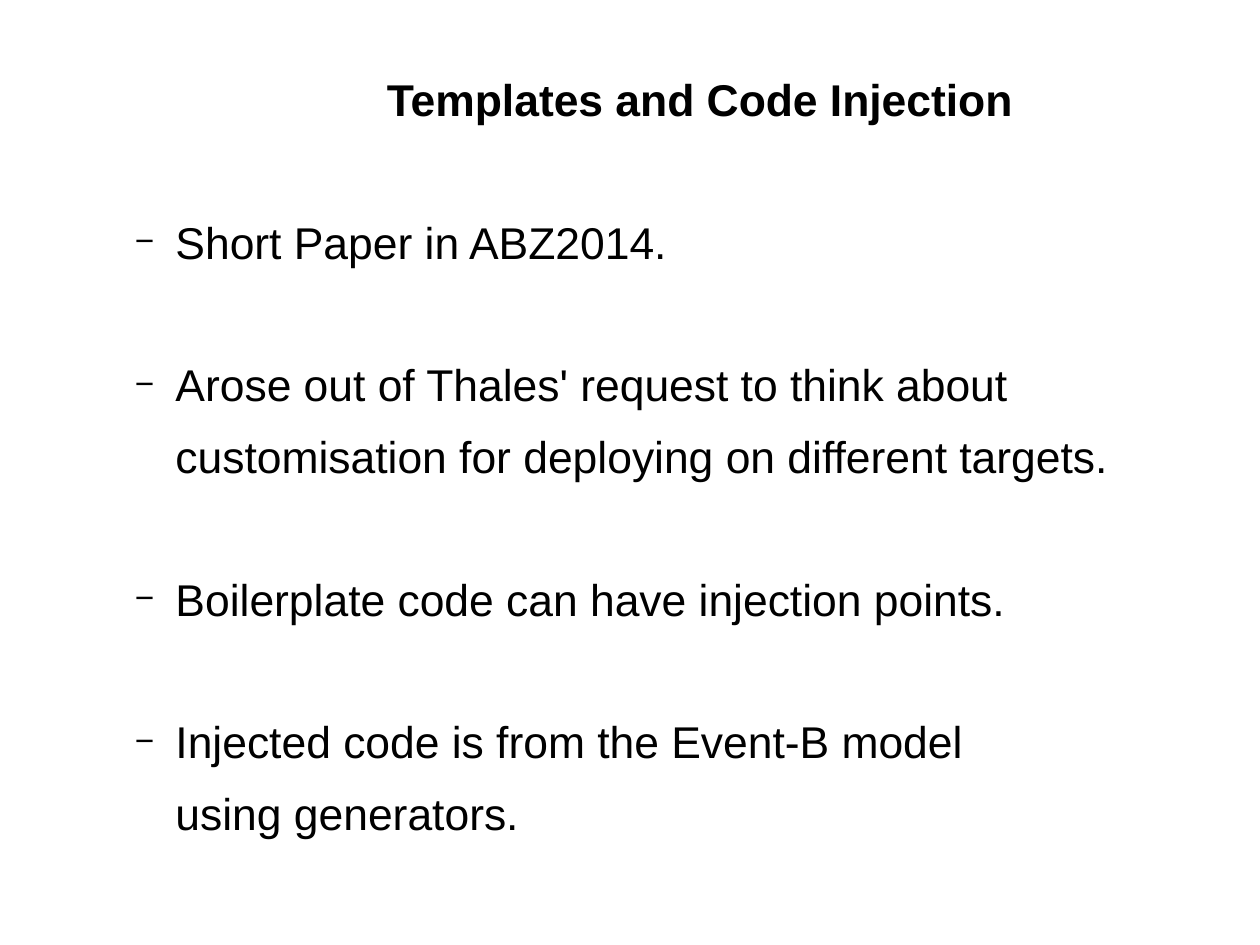
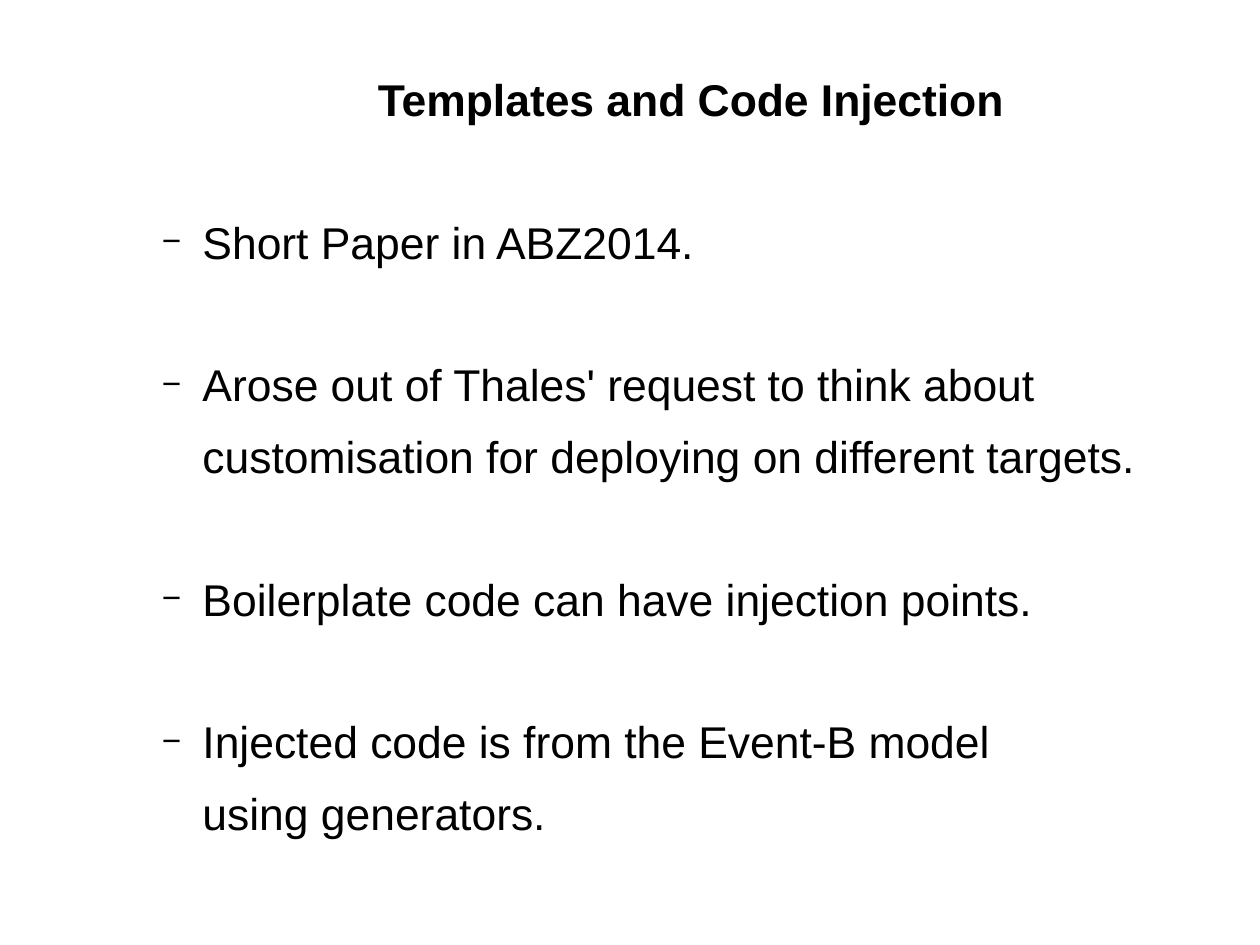
Before and after one commit to weetmuts/rodin-b-sharp-iUML_B_Utils, a slide deck: slide 5 of work/store/Writing/RUDW2014(accepted)/presentation/presentation.odp. Drawn at 1260x945 pixels with LibreOffice and Linux fonts; fonts in the diff are those of the drawing. Boxes give left, top, right and bottom in pixels: in the first picture for what was removed or moved away, otherwise in the second. Text is boxed around its words. In the diff, an @@ line names an element or a change of style, - is before the commit and + after.

```diff
--- a/work/store/Writing/RUDW2014(accepted)/presentation/presentation.odp
+++ b/work/store/Writing/RUDW2014(accepted)/presentation/presentation.odp
@@ text "Templates and Code Injection": place and size @@
-text "Templates and Code Injection" at (175, 83, 1107, 839)
+text "Templates and Code Injection" at (202, 83, 1134, 839)
```
Also in this commit, not shown: 5 other slides changed, 5 slides added, 1 slide removed, 6 other files.
